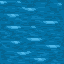
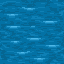
Layers edited between the first and the second 64 x 64 image:
hid "Waves 2", painted on it over [1,2,62,61]
painted on "Waves 1" over [0,0,64,59]
painted on "Texture" over [0,0,64,64]
removed layer "Water" (2nd of 2, in "Water") from group "Water" over [0,0,64,64]
